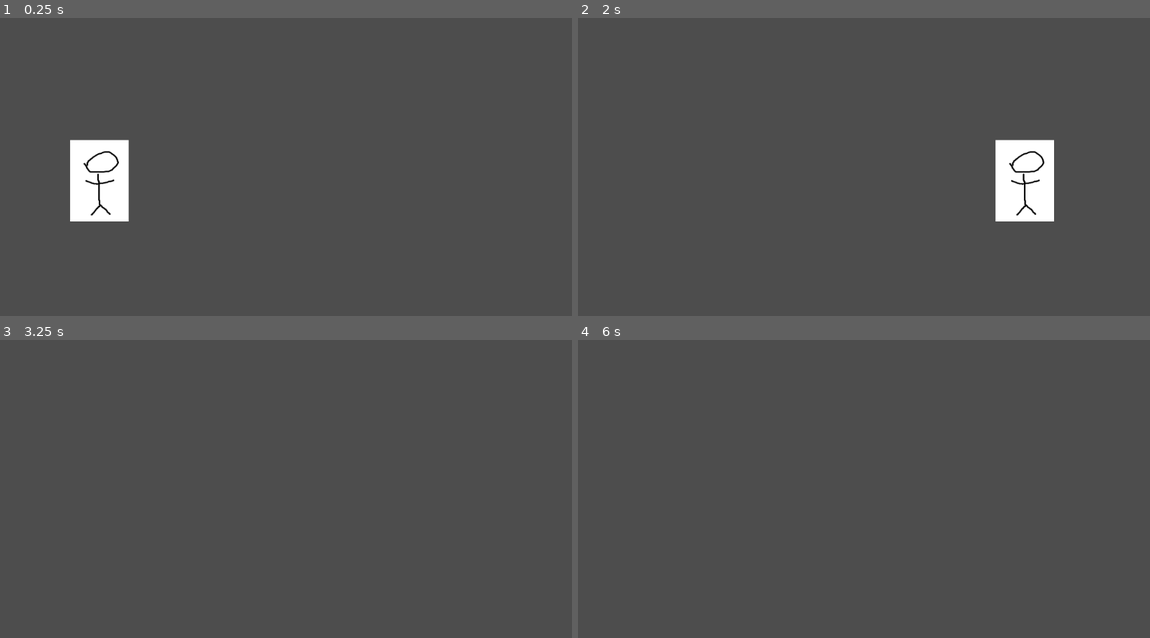
Above: before the commit, frames 1-4 (two rows, left to right).
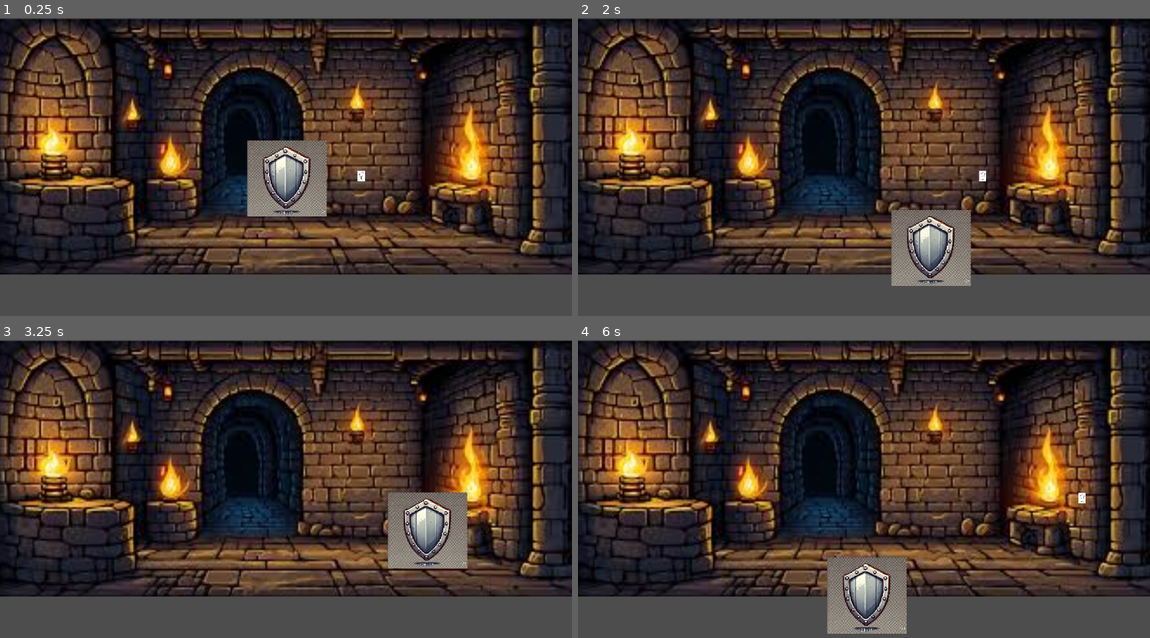
Above: after the commit, the same moments.

Repository: Cookie-Tin-Studios/Heroes-Shield
Game: Godot game, scene res://scenes/main.tscn
Same seed, same stepped clock (60 frames per second), same inputs: the game is played once before the commit and once after it. Before the commit the project starts from res://main.tscn.
Inputs:
- Up to frame 1 (0.25 s): no input
- Up to frame 2 (2 s): hold Right (ui_right) 0.53-1.28 s; hold Down (ui_down) from 1.28 s (still down)
- Up to frame 3 (3.25 s): release Down (ui_down) at 2.03 s; hold Right (ui_right) 2.03-2.78 s; hold Up (ui_up) from 2.78 s (still down)
- Up to frame 4 (6 s): release Up (ui_up) at 3.53 s; hold Left (ui_left) 3.53-5.03 s; hold Down (ui_down) 5.03-5.78 s; hold Right (ui_right) from 5.78 s (still down)

The runs differ from the first frame. In frame 1, 81% of the frame differs, in the area x 0-100%, y 0-87%; in frame 2, 82%; in frame 3, 81%; in frame 4, 83%, in the area x 0-100%, y 0-99%.

Commit message:
Add basic shield character and movement

Diff:
--- /dev/null
+++ b/assets/scripts/shield/movement.gd
@@ -0,0 +1,37 @@
+extends CharacterBody2D
+
+# Speed of movement
+@export var speed: float = 400
+
+func _process(delta: float) -> void:
+	var direction = Vector2.ZERO
+
+	# Up and Down movement
+	if Input.is_action_pressed("ui_up"):
+		direction.y -= 1
+	if Input.is_action_pressed("ui_down"):
+		direction.y += 1
+	if Input.is_action_pressed("ui_left"):
+		direction.x -= 1
+	if Input.is_action_pressed("ui_right"):
+		direction.x += 1
+
+	# Apply movement
+	velocity = direction.normalized() * speed
+	move_and_slide()
+
+	# Restrict the character to stay within the camera's visible bounds
+	restrict_to_camera()
+
+func restrict_to_camera() -> void:
+	# Get the active Camera2D
+	var camera = get_viewport().get_camera_2d()
+	if not camera:
+		return
+
+	# Calculate the camera's visible area in world coordinates
+	var camera_rect = Rect2(camera.global_position - (get_viewport_rect().size / 2) / camera.zoom, get_viewport_rect().size / camera.zoom)
+
+	# Clamp the character's position within the camera's visible area
+	position.x = clamp(position.x, camera_rect.position.x, camera_rect.position.x + camera_rect.size.x)
+	position.y = clamp(position.y, camera_rect.position.y, camera_rect.position.y + camera_rect.size.y)
--- a/main.tscn
+++ /dev/null
@@ -1,13 +0,0 @@
-[gd_scene load_steps=3 format=3 uid="uid://bp8pbwvhsko41"]
-
-[ext_resource type="Script" path="res://main.gd" id="1_3qb78"]
-[ext_resource type="PackedScene" uid="uid://bq4i1iy8l587n" path="res://idiot_hero.tscn" id="2_uspfc"]
-
-[node name="Node2D" type="Node2D"]
-script = ExtResource("1_3qb78")
-
-[node name="CharacterBody2D" parent="." instance=ExtResource("2_uspfc")]
-position = Vector2(-119, -4)
-
-[node name="Camera2D" type="Camera2D" parent="."]
-zoom = Vector2(4, 4)
--- a/project.godot
+++ b/project.godot
@@ -11,9 +11,24 @@
 [application]
 
 config/name="heroes shield"
-run/main_scene="res://main.tscn"
+run/main_scene="res://scenes/main.tscn"
 config/features=PackedStringArray("4.3", "GL Compatibility")
 config/icon="res://icon.svg"
+
+[dotnet]
+
+project/assembly_name="heroes shield"
+
+[input]
+
+ui_up={
+"deadzone": 0.5,
+"events": [Object(InputEventKey,"resource_local_to_scene":false,"resource_name":"","device":0,"window_id":0,"alt_pressed":false,"shift_pressed":false,"ctrl_pressed":false,"meta_pressed":false,"pressed":false,"keycode":4194320,"physical_keycode":0,"key_label":0,"unicode":0,"location":0,"echo":false,"script":null)
+, Object(InputEventJoypadButton,"resource_local_to_scene":false,"resource_name":"","device":0,"button_index":11,"pressure":0.0,"pressed":false,"script":null)
+, Object(InputEventJoypadMotion,"resource_local_to_scene":false,"resource_name":"","device":0,"axis":1,"axis_value":-1.0,"script":null)
+, Object(InputEventKey,"resource_local_to_scene":false,"resource_name":"","device":0,"window_id":0,"alt_pressed":false,"shift_pressed":false,"ctrl_pressed":false,"meta_pressed":false,"pressed":false,"keycode":0,"physical_keycode":4194320,"key_label":0,"unicode":0,"location":0,"echo":false,"script":null)
+]
+}
 
 [rendering]
 
--- /dev/null
+++ b/scenes/background.tscn
@@ -0,0 +1,9 @@
+[gd_scene load_steps=2 format=3 uid="uid://bmrllruow0jvo"]
+
+[ext_resource type="Texture2D" uid="uid://dd7txxotnxl2a" path="res://assets/sprites/bad background.jpeg" id="1_11egs"]
+
+[node name="Sprite2D" type="Sprite2D"]
+texture_repeat = 3
+position = Vector2(-7, 2)
+scale = Vector2(5, 5)
+texture = ExtResource("1_11egs")
--- a/idiot_hero.tscn
+++ b/scenes/idiot_hero.tscn
@@ -1,7 +1,7 @@
-[gd_scene load_steps=6 format=3 uid="uid://bq4i1iy8l587n"]
+[gd_scene load_steps=6 format=3 uid="uid://dk41cisdtdonq"]
 
 [ext_resource type="Texture2D" uid="uid://dlnhv62cgw1sr" path="res://assets/sprites/placeholder_idiot_walk_1.png" id="1_8yu7l"]
-[ext_resource type="Script" path="res://idiot.gd" id="1_cdcv3"]
+[ext_resource type="Script" path="res://assets/scripts/idiot/idiot.gd" id="1_cdcv3"]
 [ext_resource type="Texture2D" uid="uid://hearydvci51k" path="res://assets/sprites/placeholder_idiot_walk_2.png" id="2_w3scq"]
 
 [sub_resource type="SpriteFrames" id="SpriteFrames_ar3yn"]
@@ -21,7 +21,8 @@
 [sub_resource type="CircleShape2D" id="CircleShape2D_icwmm"]
 radius = 16.0
 
-[node name="CharacterBody2D" type="CharacterBody2D"]
+[node name="Idiot_hero" type="CharacterBody2D"]
+z_index = 10
 position = Vector2(0, -26)
 script = ExtResource("1_cdcv3")
 
--- /dev/null
+++ b/scenes/main.tscn
@@ -0,0 +1,22 @@
+[gd_scene load_steps=5 format=3 uid="uid://i70ovs7ns5pg"]
+
+[ext_resource type="Script" path="res://main.gd" id="1_fao52"]
+[ext_resource type="PackedScene" uid="uid://dk41cisdtdonq" path="res://scenes/idiot_hero.tscn" id="2_jn0l8"]
+[ext_resource type="PackedScene" uid="uid://bumwv0mx5w6aq" path="res://scenes/shield.tscn" id="2_w3671"]
+[ext_resource type="PackedScene" uid="uid://bmrllruow0jvo" path="res://scenes/background.tscn" id="3_3s816"]
+
+[node name="Node2D" type="Node2D"]
+script = ExtResource("1_fao52")
+
+[node name="Idiot_hero" parent="." instance=ExtResource("2_jn0l8")]
+position = Vector2(278, -16)
+
+[node name="Shield" parent="." instance=ExtResource("2_w3671")]
+
+[node name="Camera2D" type="Camera2D" parent="."]
+scale = Vector2(1, 8.72)
+zoom = Vector2(0.5, 0.5)
+
+[node name="Background" parent="Camera2D" instance=ExtResource("3_3s816")]
+position = Vector2(95, -14.7936)
+scale = Vector2(7, 0.863303)
--- /dev/null
+++ b/scenes/shield.tscn
@@ -0,0 +1,21 @@
+[gd_scene load_steps=4 format=3 uid="uid://bumwv0mx5w6aq"]
+
+[ext_resource type="Texture2D" uid="uid://dtumenqgkxig" path="res://assets/sprites/bad shield.webp" id="1_1ilqa"]
+[ext_resource type="Script" path="res://assets/scripts/shield/movement.gd" id="2_vfa65"]
+
+[sub_resource type="CircleShape2D" id="CircleShape2D_3sjvr"]
+radius = 115.0
+
+[node name="Shield" type="CharacterBody2D"]
+z_index = 10
+position = Vector2(6, 0)
+script = ExtResource("2_vfa65")
+
+[node name="Sprite2D" type="Sprite2D" parent="."]
+position = Vector2(-2, -1)
+scale = Vector2(0.313477, 0.300293)
+texture = ExtResource("1_1ilqa")
+
+[node name="CollisionShape2D" type="CollisionShape2D" parent="."]
+position = Vector2(5, -2)
+shape = SubResource("CircleShape2D_3sjvr")
Renamed: idiot.gd -> assets/scripts/idiot/idiot.gd
Binary file added: assets/sprites/bad background.jpeg
Not shown, added: assets/sprites/bad background.jpeg.import
Binary file added: assets/sprites/bad shield.webp
Not shown, added: assets/sprites/bad shield.webp.import
